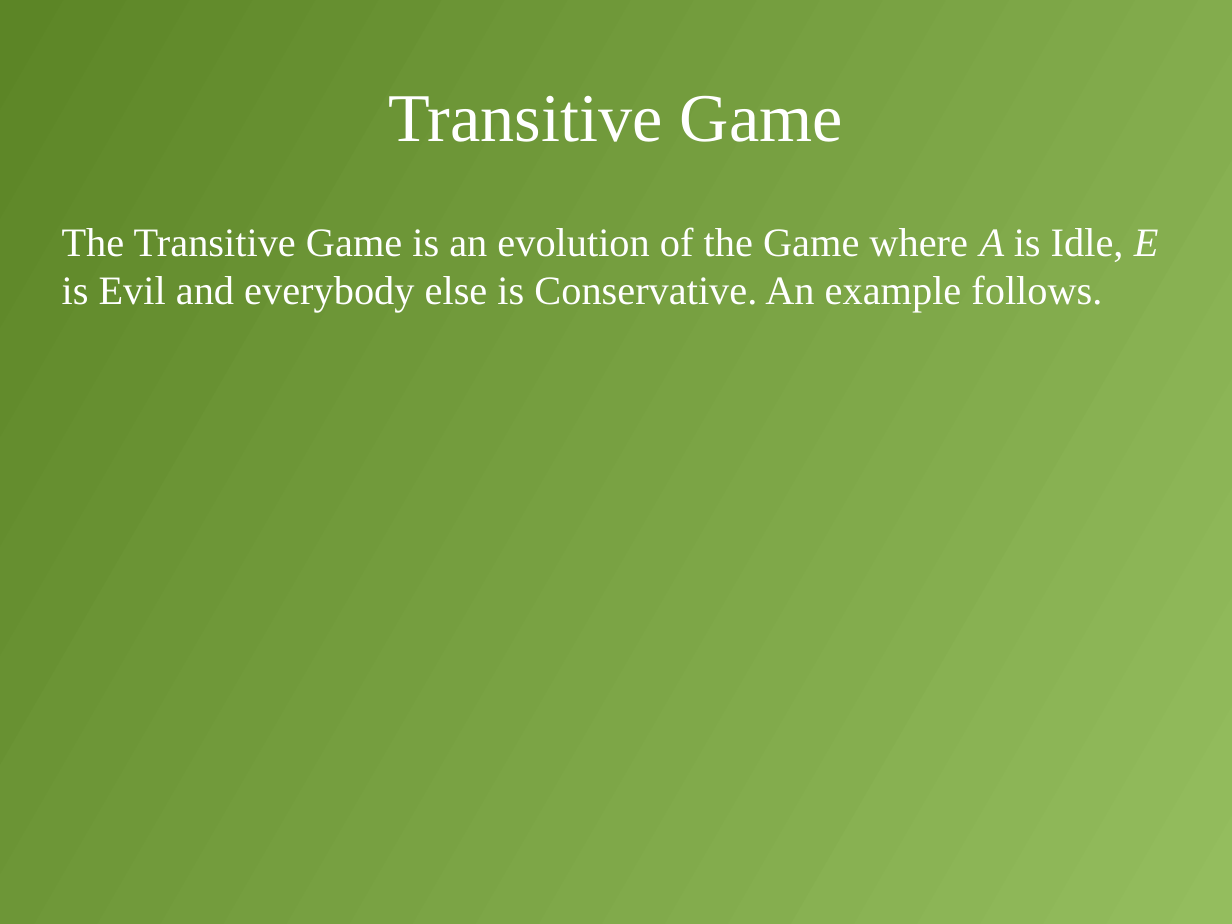
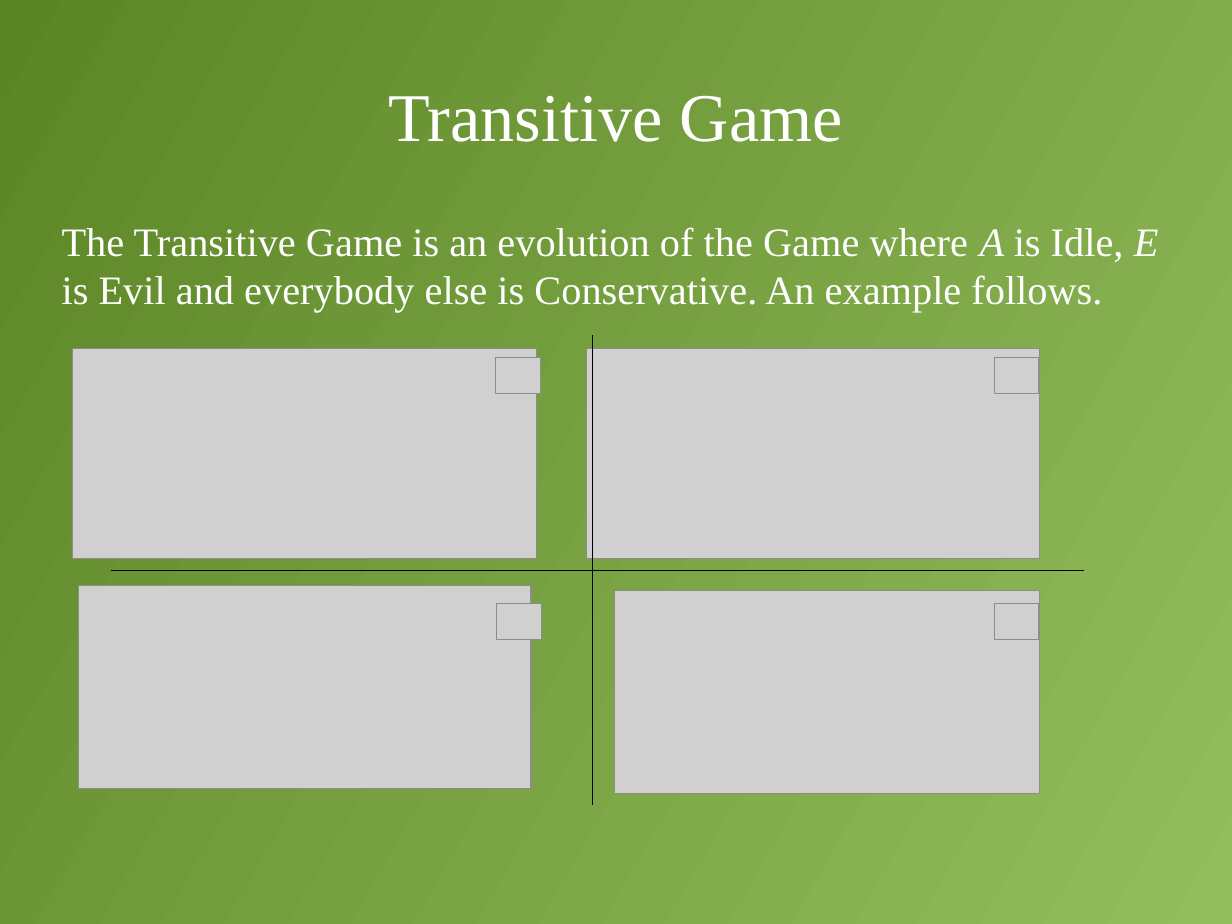
Before and after one commit to decrypto-org/TrustIsRisk, a slide deck: slide 13 of presentations/AtheCrypt10-1-2017/AtheCrypt10-1-2017.odp. Drawn at 1232x924 pixels with LibreOffice and Linux fonts; fonts in the diff are those of the drawing; grey boxes stand for pictures. Boxes give left, top, right and bottom in pixels: in the first picture for what was removed or moved away, otherwise in the second. Text is boxed around its words. In the diff, an @@ line names an element or a change of style, - is before the commit and + after.

```diff
--- a/presentations/AtheCrypt10-1-2017/AtheCrypt10-1-2017.odp
+++ b/presentations/AtheCrypt10-1-2017/AtheCrypt10-1-2017.odp
@@ picture added at (73,348,537,559) @@
@@ picture added at (496,358,541,394) @@
@@ picture added at (587,348,1040,559) @@
@@ line added from (593, 335) to (593, 805), #000000 0 pt @@
@@ picture added at (995,358,1039,394) @@
@@ picture added at (78,586,531,789) @@
@@ line added from (112, 570) to (1084, 570), #000000 0 pt @@
@@ picture added at (615,590,1040,794) @@
@@ picture added at (496,604,541,639) @@
@@ picture added at (995,604,1040,639) @@
```
Also in this commit, not shown: 2 other slides changed.
